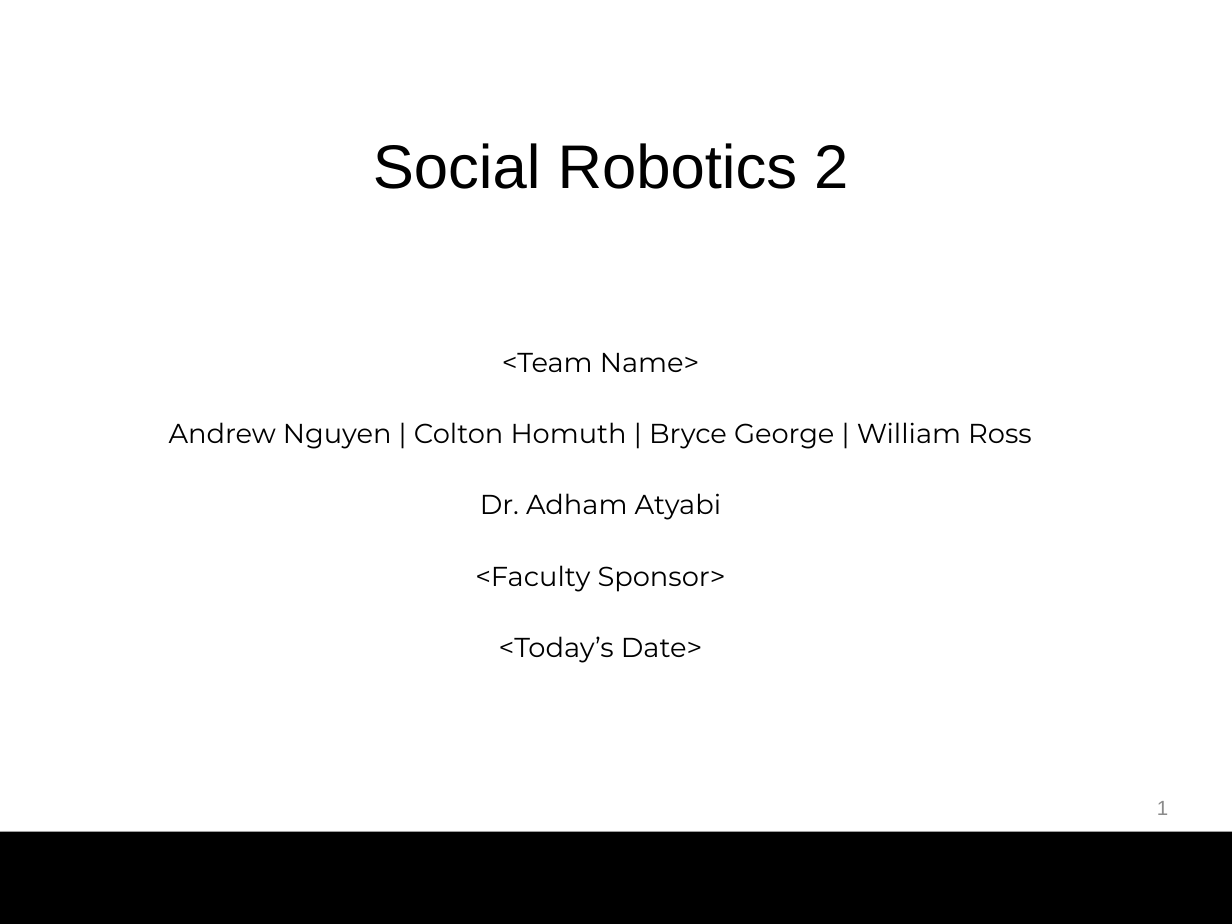
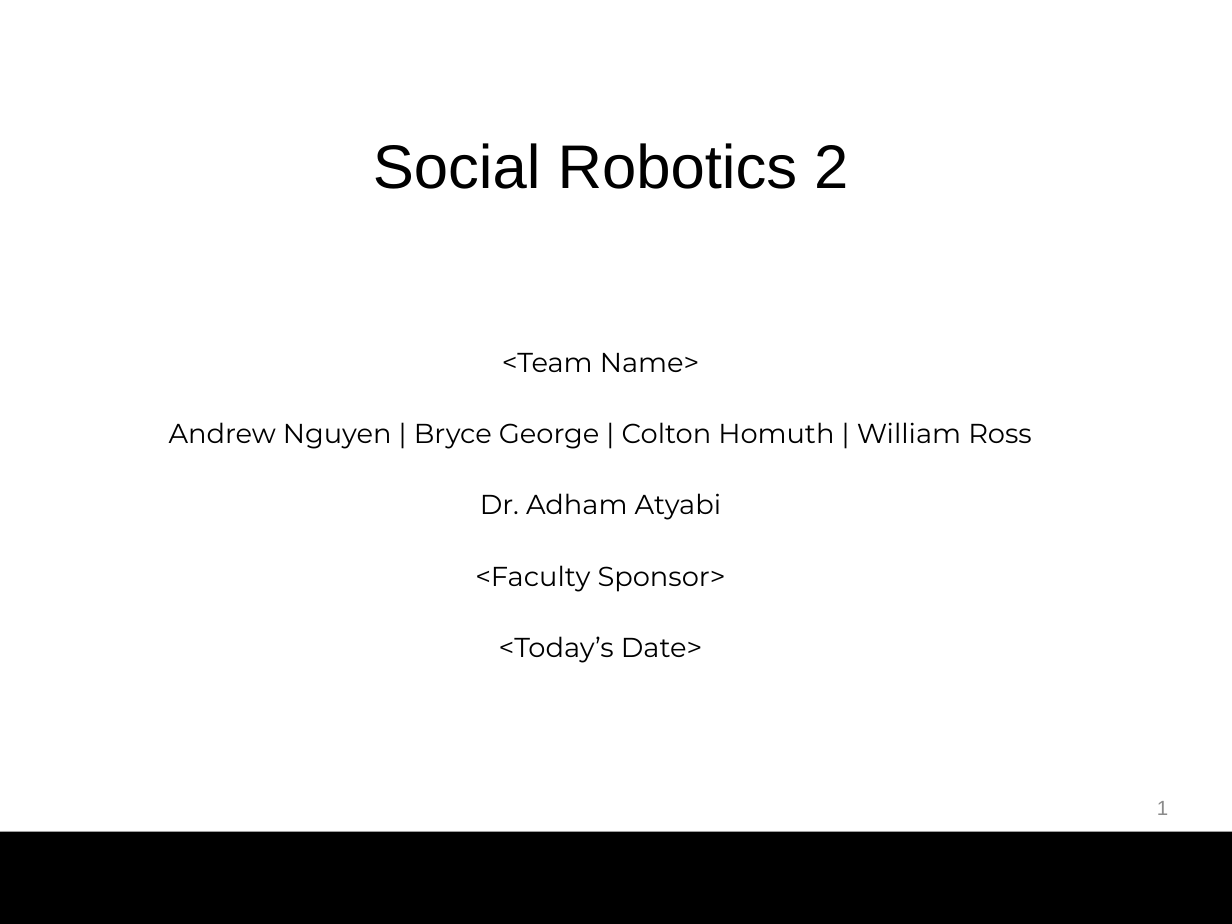
Before and after one commit to bg719/UCCS-Social-Robotics, a slide deck: slide 1 of docs/WeeklyUpdates/WeeklyUpdateTemplate.pptx. Drawn at 1232x924 pixels with LibreOffice and Linux fonts; fonts in the diff are those of the drawing; background and template pictures are left out. Boxes give left, top, right and bottom in pixels: in the first picture for what was removed or moved away, otherwise in the second. Text is boxed around its words. In the diff, an @@ line names an element or a change of style, - is before the commit and + after.

```diff
--- a/docs/WeeklyUpdates/WeeklyUpdateTemplate.pptx
+++ b/docs/WeeklyUpdates/WeeklyUpdateTemplate.pptx
@@ text at box(169, 422, 1032, 449): text changed @@
-Andrew Nguyen | Colton Homuth | Bryce George | William Ross
+Andrew Nguyen | Bryce George | Colton Homuth | William Ross
```
Also in this commit, not shown: 1 other file.
